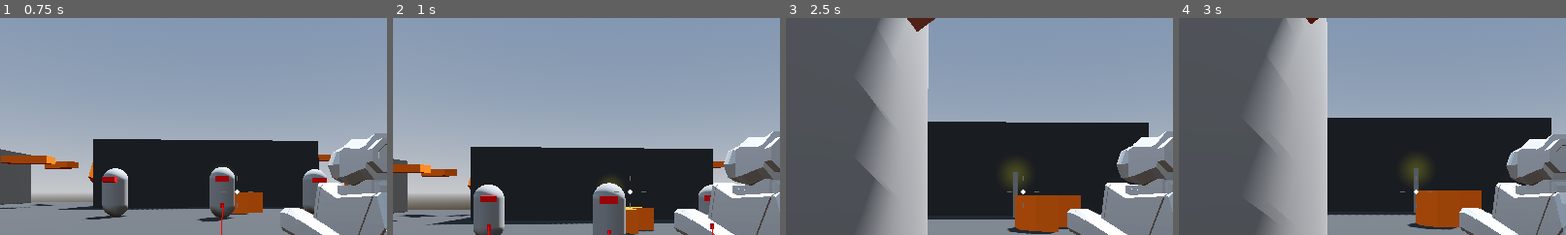
Above: before the commit, frames 1-4 (left to right).
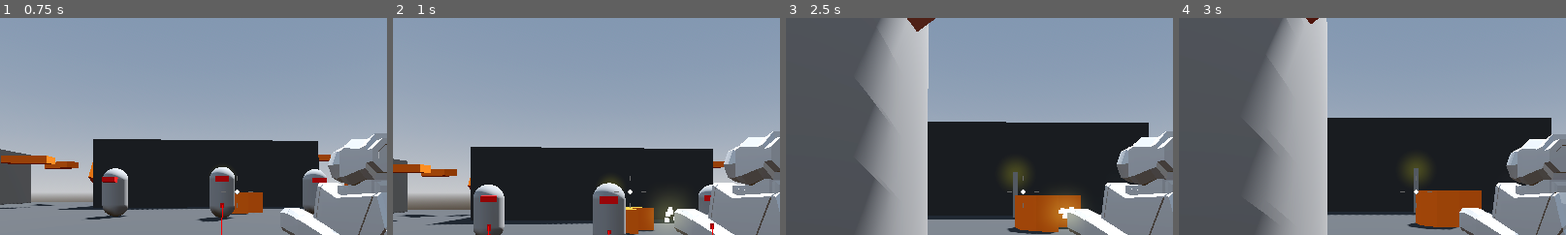
Above: after the commit, the same moments.

Repository: AlexanderMendivil/robo-rampage
Game: Godot game, scene res://levels/SandBox.tscn
Two runs of this game, one before a commit and one after it. Both use one fixed random seed, a clock stepped at 60 frames per second and the inputs below.
Inputs (mouse positions are % of the whole screen's width and height, from its top left):
- Up to frame 1 (0.75 s): move the mouse to (55, 50) at 0.52 s; press the mouse at (55, 50) at 0.53 s; hold W (move_forward) from 0.53 s (still down)
- Up to frame 2 (1 s): keep holding W (move_forward); tap Space (jump) at 0.77 s
- Up to frame 3 (2.5 s): keep holding W (move_forward); move the mouse to (45, 50) at 1.27 s; release the mouse at (45, 50) at 1.28 s; click (45, 50) at 1.35 s; tap Space (jump) at 1.52 s; move the mouse to (52, 48) at 2.02 s; press the mouse at (52, 48) at 2.03 s
- Up to frame 4 (3 s): keep holding W (move_forward); move the mouse to (49, 52) at 2.77 s; release the mouse at (49, 52) at 2.78 s; click (49, 52) at 2.85 s
The pictures show only the part of the screen within x 19-69%, y 10-60%; the shares and areas given below are measured in that part.

Frame 1 is identical in both runs. In frame 2, 0.8% of the frame differs, in the area x 67-76%, y 82-97%; in frame 3, 0.8%; in frame 4, nothing differs.

Commit message:
muzzle particles

Diff:
--- a/weapons/hit_scan_weapon.gd
+++ b/weapons/hit_scan_weapon.gd
@@ -3,6 +3,7 @@
 @onready var cooldown_timer:Timer = $CooldownTimer
 @onready var weapon_position: Vector3 = weapon_mesh.position
 @onready var ray_cast_3d:RayCast3D = $RayCast3D
+@onready var muzzle_flash:GPUParticles3D = $MuzzleFlash
 
 @export var fire_rate: float = 14.0
 @export var recoil: float = 0.05
@@ -17,11 +18,11 @@
 	if Input.is_action_pressed('fire'):
 		if cooldown_timer.is_stopped():
 			shoot()
-
 	weapon_mesh.position = weapon_mesh.position.lerp(weapon_position, (delta * 10.0))
 
 
 func shoot() -> void:
+	muzzle_flash.restart()
 	cooldown_timer.start(1.0 / fire_rate)
 	weapon_mesh.position.z += recoil
 	var collider: Object = ray_cast_3d.get_collider()
--- a/weapons/smg.tscn
+++ b/weapons/smg.tscn
@@ -1,7 +1,30 @@
-[gd_scene load_steps=3 format=3 uid="uid://ct0qy22h65r4v"]
+[gd_scene load_steps=8 format=3 uid="uid://ct0qy22h65r4v"]
 
 [ext_resource type="PackedScene" uid="uid://bd5skufi6frch" path="res://weapons/hit_scan_weapon.tscn" id="1_mhn5e"]
 [ext_resource type="PackedScene" uid="uid://dmql0wuhduurv" path="res://models/guns/SMG.glb" id="2_5r4b5"]
+
+[sub_resource type="StandardMaterial3D" id="StandardMaterial3D_k8ugt"]
+emission_enabled = true
+emission = Color(1, 0.988235, 0.45098, 1)
+emission_energy_multiplier = 3.0
+
+[sub_resource type="Curve" id="Curve_gywq0"]
+_data = [Vector2(0, 1), 0.0, -1.0, 0, 1, Vector2(1, 0), -1.0, 0.0, 1, 0]
+point_count = 2
+
+[sub_resource type="CurveTexture" id="CurveTexture_gydko"]
+curve = SubResource("Curve_gywq0")
+
+[sub_resource type="ParticleProcessMaterial" id="ParticleProcessMaterial_qae2i"]
+direction = Vector3(0, 0, -1)
+spread = 8.0
+gravity = Vector3(0, -9.8, -9.8)
+initial_velocity_min = 6.0
+initial_velocity_max = 8.0
+scale_curve = SubResource("CurveTexture_gydko")
+
+[sub_resource type="BoxMesh" id="BoxMesh_krh83"]
+size = Vector3(0.1, 0.1, 0.1)
 
 [node name="SMG" node_paths=PackedStringArray("weapon_mesh") instance=ExtResource("1_mhn5e")]
 wepaon_damage = 15.0
@@ -9,3 +32,16 @@
 
 [node name="SMG" parent="." index="1" instance=ExtResource("2_5r4b5")]
 transform = Transform3D(1, 0, 0, 0, 1, 0, 0, 0, 1, 0.3, -0.2, -0.5)
+
+[node name="MuzzleFlash" type="GPUParticles3D" parent="." index="3"]
+transform = Transform3D(1, 0, 0, 0, 1, 0, 0, 0, 1, 0.302163, -0.148727, -1.64562)
+material_override = SubResource("StandardMaterial3D_k8ugt")
+cast_shadow = 0
+emitting = false
+lifetime = 0.07
+one_shot = true
+explosiveness = 1.0
+fixed_fps = 60
+local_coords = true
+process_material = SubResource("ParticleProcessMaterial_qae2i")
+draw_pass_1 = SubResource("BoxMesh_krh83")
